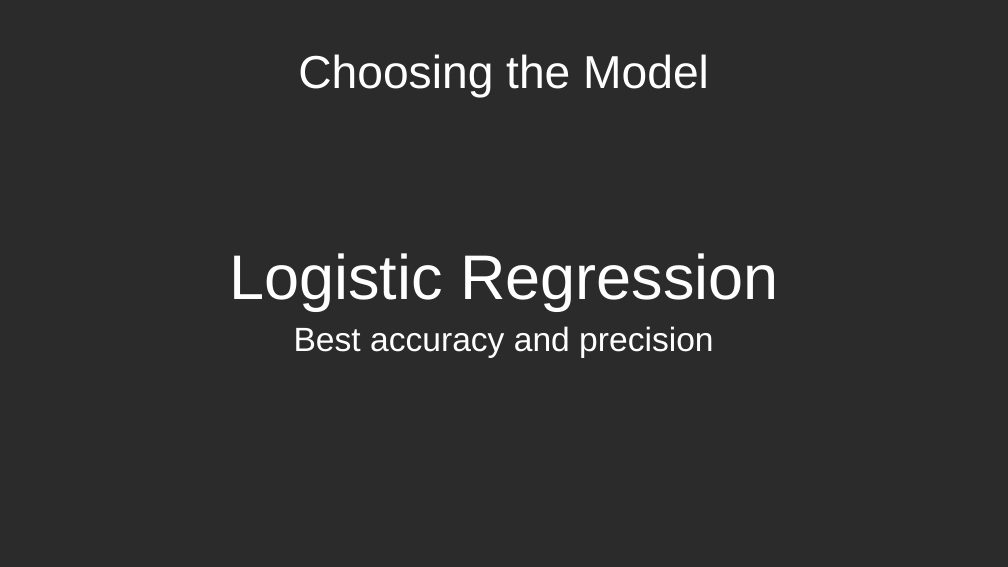
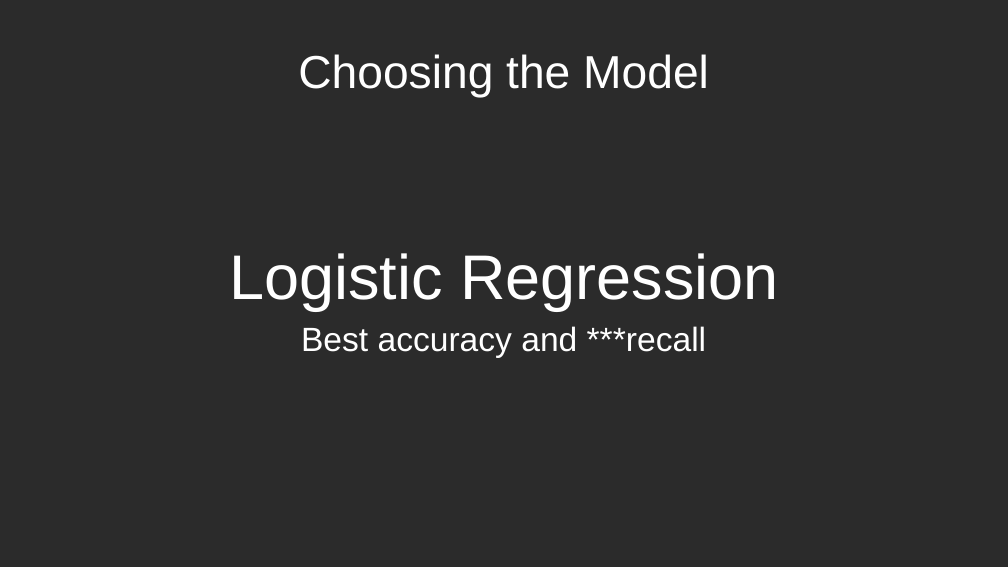
Before and after one commit to awicklund/DiabetesML, a slide deck: slide 3 of Predicting Diabetes.pptx. Drawn at 1008x567 pixels with LibreOffice and Linux fonts; fonts in the diff are those of the drawing; background and template pictures are left out; a plain dark background stands for a picture behind light text. Boxes give left, top, right and bottom in pixels: in the first picture for what was removed or moved away, otherwise in the second. Text is boxed around its words. In the diff, an @@ line names an element or a change of style, - is before the commit and + after.

Commit message:
Recall

```diff
--- a/Predicting Diabetes.pptx
+++ b/Predicting Diabetes.pptx
@@ text at bbox=[301, 326, 706, 358]: text changed @@
-Best accuracy and precision
+Best accuracy and ***recall
```
Also in this commit, not shown: 5 other slides changed, 1 slide added.
